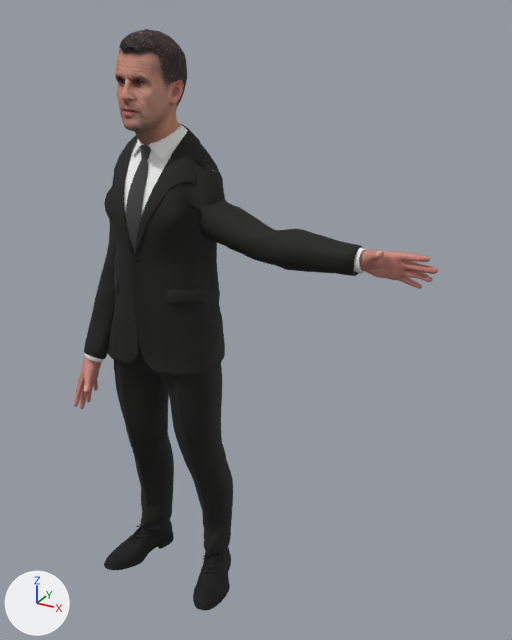
The glTF model public/models/macron.glb, before and after one commit.
Both versions are drawn from a 50 mm camera at (1.221, -1.647, 1.857) aimed at (0.296, 0.034, 1.016). Arrows for +X, +Y and +Z are at lower left; the lights stay in place. The older version comes first. Where no turn or scale is listed for an object, it has been applied to the vertices. Vertices at exactly the same position are counted once.
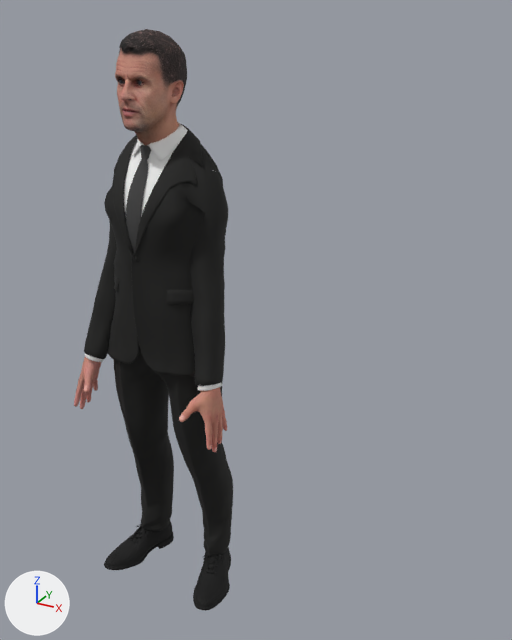
The change in detail:
me_avatarbody_avatarbody_0 is used by ob_object_6; location (0.0, 0.0, 0.0).
me_avatarbody_avatarbody_0 had 1716 vertices, 3395 faces and spanned x -0.263..0.825, y -0.207..0.026, z 0.65..1.327.
me_avatarbody_avatarbody_0 now has 1716 vertices, 3395 faces and spans x -0.263..0.263, y -0.207..-0.071, z 0.65..0.862.
me_avatarbody_avatarbody_0 part 1: 866 of 1716 vertices moved; they spanned x 0.61..0.825, y -0.093..0.026, z 1.211..1.327 and now span x 0.169..0.263, y -0.207..-0.071, z 0.65..0.862; mean shift (-0.5, -0.119, -0.535); largest move (0.824, -0.017, 1.279) -> (0.257, -0.154, 0.652).
me_outfit_outfit_0 is used by ob_object_15; location (0.0, 0.0, 0.0).
me_outfit_outfit_0 had 20831 vertices, 40539 faces and spanned x -0.25..0.63, y -0.18..0.15, z 0.0..1.56.
me_outfit_outfit_0 now has 20831 vertices, 40539 faces and spans x -0.25..0.25, y -0.18..0.15, z 0.0..1.56.
me_outfit_outfit_0 part 2: the loose piece of 232 vertices spanning x 0.58..0.63, y -0.04..0.03, z 1.23..1.3 is multiplied about its middle by the matrix ((0.238, 0.928, 0.286), (-0.321, 0.353, -0.879), (-0.917, 0.117, 0.382)), then moved by (-0.39, -0.1, -0.4).
me_outfit_outfit_0 part 3: 423 of 20831 vertices moved; they spanned x 0.09..0.62, y -0.07..0.13, z 1.21..1.38 and now span x 0.07..0.25, y -0.14..0.13, z 0.84..1.38; mean shift (-0.23, -0.05, -0.23); largest move (0.62, -0.03, 1.3) -> (0.2, -0.14, 0.86).

Boxes [x1, y1, x2, y2] around the edits, measured in the pictures (512 x 640 px; the box of a moved part takes in the faces that stretch with it):
'Object_15', reshaped (47% narrower)
    before: [84, 122, 366, 611]
    after: [84, 122, 233, 611]
'Object_6', reshaped (58% narrower, 39% shorter)
    before: [74, 250, 438, 409]
    after: [74, 356, 227, 452]
part 1 of me_avatarbody_avatarbody_0, moved or reshaped
    before: [359, 250, 438, 289]
    after: [179, 387, 227, 452]
part 2 of me_outfit_outfit_0, moved or reshaped
    before: [354, 248, 366, 274]
    after: [198, 382, 222, 391]
part 3 of me_outfit_outfit_0, moved or reshaped
    before: [175, 185, 363, 276]
    after: [175, 184, 228, 386]
